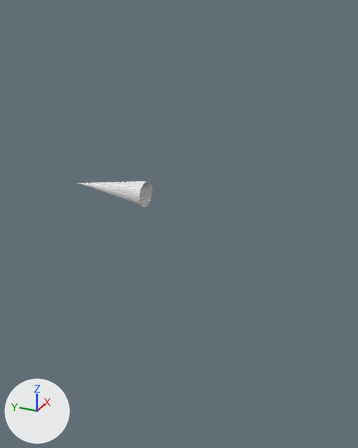
A saved change to the Blender file Meshes/MoverLight--RTP-SplitMesh.blend.
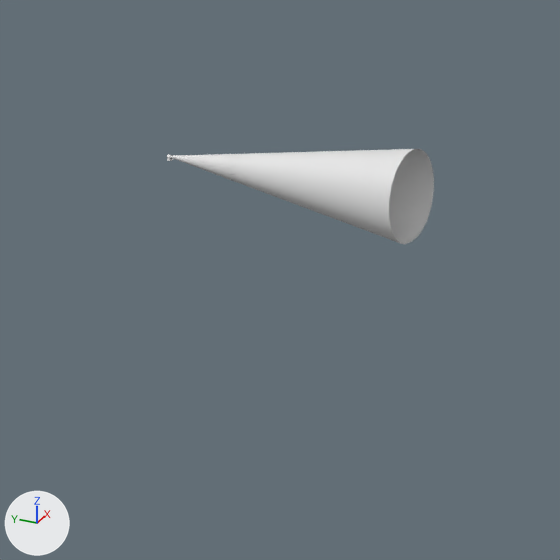
Each version appears first whole from a camera (50 mm lens) standing at (-45.5, -33.4, 20.0) and looking at (1.7, -12.2, -3.6), and next in a close-up on the part from 9% to 52% of the width and 31% to 66% of the height. Lighting does not change. The marker at lower left points along +X, +Y and +Z.

Script lines for the objects in view, before the commit:
```python
mat_moverlight_volumetricpassmaterial = principled_material('MoverLight-VolumetricPassMaterial')
mat_moverlight_volumetricpassmaterial.base_color = (0.8, 0.8, 0.8)  # white #e7e7e7
me_cylinder_004 = bpy.data.meshes.new('Cylinder.004')
me_cylinder_004.from_pydata(...)  # 5955 vertices, 5851 faces; spans x -14.7..15.4, y -19.7..10.3, z -15.9..17.0
me_cylinder_004.materials.append(mat_moverlight_volumetricpassmaterial)  # white #e7e7e7
ob_moverlightmesh_volumetricpassmesh = bpy.data.objects.new('MoverLightMesh-VolumetricPassMesh', me_cylinder_004)
ob_moverlightmesh_volumetricpassmesh.parent = ob_moverlight_root
ob_moverlightmesh_volumetricpassmesh.location = (0.0, 0.0, 0.0)
```
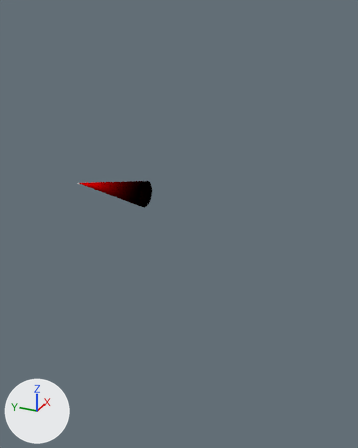
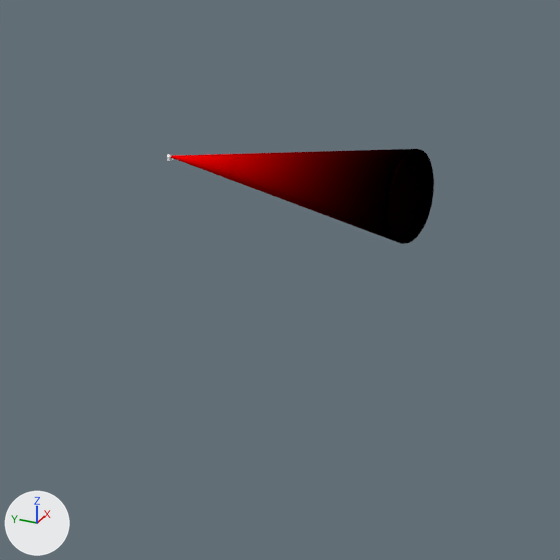
The newer file is also turned or shifted as a whole; pictures and numbers use the older file's frame.

Pixel boxes [x1, y1, x2, y2] of what changed, in the close-ups (560 x 560 px):
```json
{"object": "MoverLightMesh-VolumetricPassMesh", "change": "surface changed", "before": [171, 149, 434, 244], "after": [171, 149, 434, 244]}
```

Scene script edits in JSON lines:
```json
{"op": "add", "block": "img_vrsl_volumetricgradient_png", "code": ["img_vrsl_volumetricgradient_png = load_image('VRSL-VolumetricGradient.png', '../Textures/MoverLightTextures/Volumetric Textures/VRSL-VolumetricGradient.png', 2048, 2048, 'sRGB')"]}
{"op": "remove", "block": "mat_moverlight_volumetricpassmaterial", "code": "mat_moverlight_volumetricpassmaterial.base_color = (0.8, 0.8, 0.8)  # white #e7e7e7"}
{"op": "set", "path": "mat_moverlight_volumetricpassmaterial", "old": "principled_material('MoverLight-VolumetricPassMaterial')", "new": "diffuse_material('MoverLight-VolumetricPassMaterial')"}
{"op": "add", "block": "mat_moverlight_volumetricpassmaterial", "code": "mat_moverlight_volumetricpassmaterial.texture = img_vrsl_volumetricgradient_png"}
```
